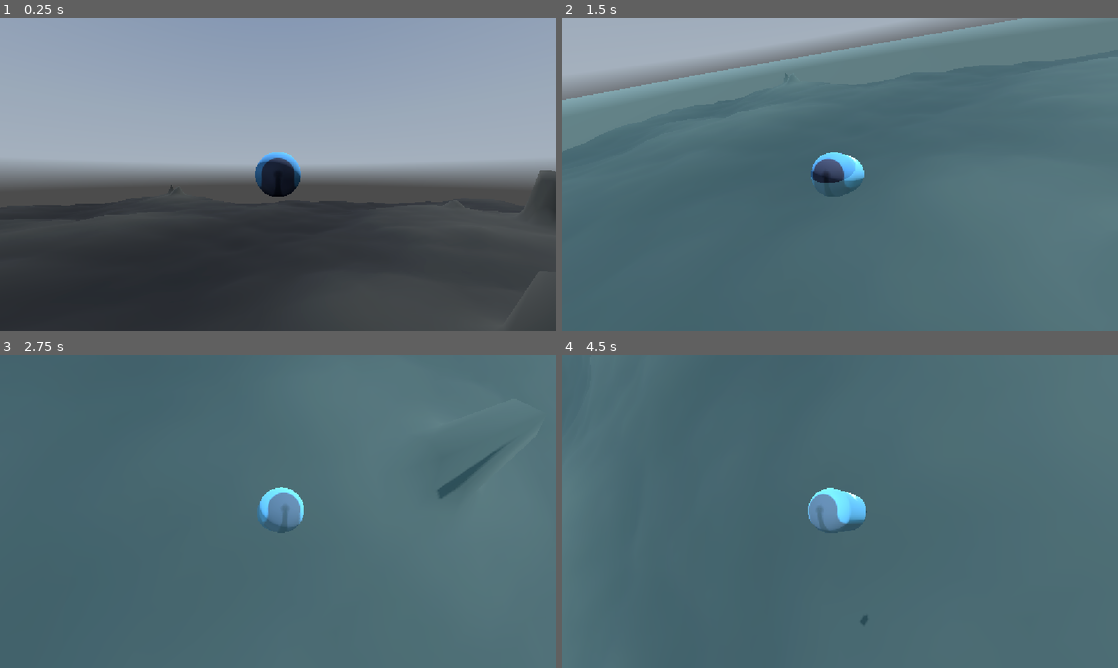
Above: before the commit, frames 1-4 (two rows, left to right).
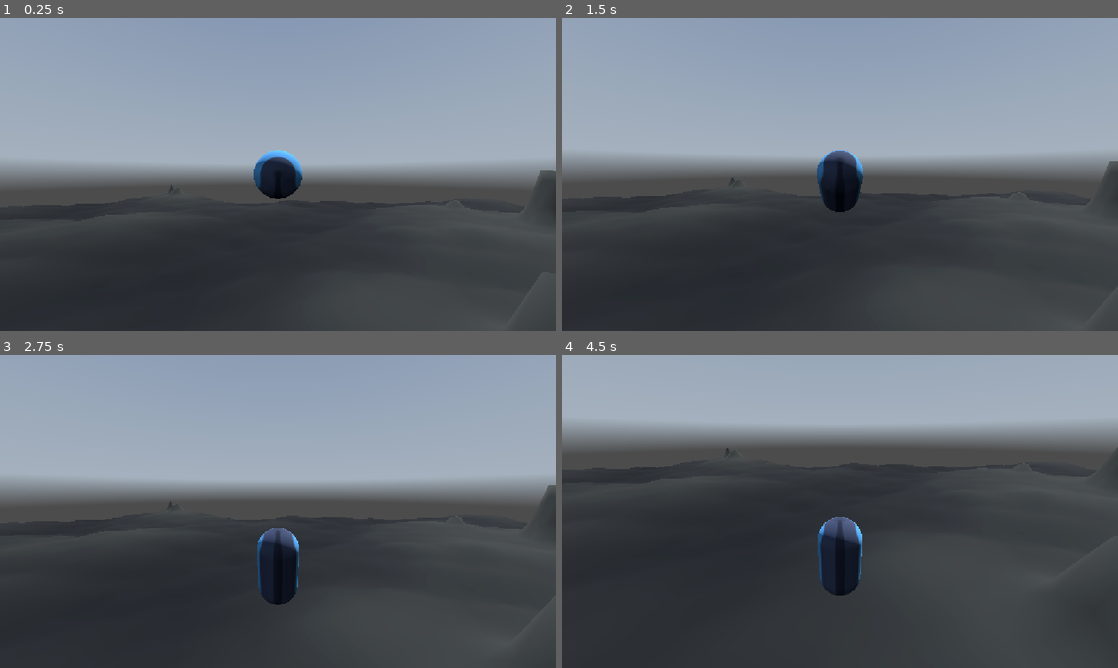
Above: after the commit, the same moments.

Repository: JanWack/untitled_underwater_game
Game: Godot game, scene res://scenes/test_map.tscn
Two runs of this game, one before a commit and one after it. Both use one fixed random seed, a clock stepped at 60 frames per second and the inputs below. The engine's default icon, where the game draws it, is replaced by a stand-in: a white triangle on a blue panel in a dark square. A sky picture missing from this copy of the repository is replaced by a grey-blue gradient.
Inputs (mouse positions are in pixels of both pictures, inside the frame that each line leads up to):
- Up to frame 1 (0.25 s): no input
- Up to frame 2 (1.5 s): move the mouse to (867, 174) at 0.52 s; hold Right mouse button (break) 0.53-1.28 s; hold W (up) from 0.53 s (still down); move the mouse to (812, 174) at 1.27 s; click (812, 174) at 1.35 s
- Up to frame 3 (2.75 s): keep holding W (up); move the mouse to (289, 505) at 2.02 s; hold Right mouse button (break) from 2.03 s (still down)
- Up to frame 4 (4.5 s): keep holding W (up); move the mouse to (834, 517) at 2.77 s; release Right mouse button (break) at 2.78 s; click (834, 517) at 2.85 s; move the mouse to (878, 514) at 3.52 s; hold Right mouse button (break) 3.53-4.28 s; move the mouse to (795, 508) at 4.27 s; click (795, 508) at 4.35 s

The runs differ from the first frame. In frame 1, 0.2% of the frame differs, in the area x 45-100%, y 42-60%; in frame 2, 90%; in frame 3, 99%, in the area x 0-100%, y 0-100%; in frame 4, 99%.

Commit message:
added a follow camera

Diff:
--- /dev/null
+++ b/untitled-underwater-game/scenes/follow_cam.tscn
@@ -0,0 +1,6 @@
+[gd_scene format=3 uid="uid://duq6hibgixvvv"]
+
+[ext_resource type="Script" uid="uid://1prvwo7a8gf1" path="res://scripts/follow_cam.gd" id="1_ig783"]
+
+[node name="FollowCam" type="Camera3D" unique_id=2038270964]
+script = ExtResource("1_ig783")
--- a/untitled-underwater-game/scenes/submarine.tscn
+++ b/untitled-underwater-game/scenes/submarine.tscn
@@ -12,10 +12,8 @@
 radius = 0.52
 height = 2.1
 
-[node name="Body" type="CharacterBody3D" unique_id=795292559 node_paths=PackedStringArray("camera_origin", "camera_pivot")]
+[node name="Body" type="CharacterBody3D" unique_id=795292559]
 script = ExtResource("1_r3h5y")
-camera_origin = NodePath("CameraOrigin")
-camera_pivot = NodePath("CameraOrigin/CameraPivot")
 
 [node name="MeshInstance3D" type="MeshInstance3D" parent="." unique_id=1851666133]
 transform = Transform3D(1, 0, 0, 0, -4.371139e-08, 1, 0, -1, -4.371139e-08, 0, 0, 0)
@@ -25,14 +23,3 @@
 [node name="CollisionShape3D" type="CollisionShape3D" parent="." unique_id=1769967641]
 transform = Transform3D(1, 0, 0, 0, -4.371139e-08, 1, 0, -1, -4.371139e-08, 0, 0, 0)
 shape = SubResource("CapsuleShape3D_0jn7k")
-
-[node name="CameraOrigin" type="Node3D" parent="." unique_id=654721430]
-
-[node name="CameraPivot" type="Node3D" parent="CameraOrigin" unique_id=1158596557]
-
-[node name="SpringArm3D" type="SpringArm3D" parent="CameraOrigin/CameraPivot" unique_id=2101071547]
-spring_length = 5.0
-margin = 1.0
-
-[node name="Camera3D" type="Camera3D" parent="CameraOrigin/CameraPivot/SpringArm3D" unique_id=213065289]
-transform = Transform3D(1, 0, 0, 0, 1, 0, 0, 0, 1, 0, 0, 4)
--- a/untitled-underwater-game/scenes/test_map.tscn
+++ b/untitled-underwater-game/scenes/test_map.tscn
@@ -3,6 +3,7 @@
 [ext_resource type="Texture2D" uid="uid://2mlb4ly5myq3" path="res://assets/environments/kloofendal_48d_partly_cloudy_puresky_4k.hdr" id="1_6ulkd"]
 [ext_resource type="PackedScene" uid="uid://bwtv6nod8ovtg" path="res://scenes/submarine.tscn" id="2_fn2sa"]
 [ext_resource type="Script" uid="uid://ckkp8j21wg3lf" path="res://scripts/terrain/terrain_generation.gd" id="3_57l66"]
+[ext_resource type="PackedScene" uid="uid://duq6hibgixvvv" path="res://scenes/follow_cam.tscn" id="3_bdpbv"]
 [ext_resource type="FastNoiseLite" uid="uid://bdr8a2vsj1bix" path="res://assets/terrain/terrain_noise.tres" id="4_p21b5"]
 
 [sub_resource type="PanoramaSkyMaterial" id="PanoramaSkyMaterial_57l66"]
@@ -41,14 +42,20 @@
 
 [node name="TestMap" type="Node3D" unique_id=1311249851]
 
+[node name="Env" type="Node3D" parent="." unique_id=955323700]
+
+[node name="WorldEnvironment" type="WorldEnvironment" parent="Env" unique_id=2020333653]
+environment = SubResource("Environment_fn2sa")
+
+[node name="DirectionalLight3D" type="DirectionalLight3D" parent="Env" unique_id=2065624851]
+transform = Transform3D(-0.8660254, -0.43301278, 0.25, 0, 0.49999997, 0.86602545, -0.50000006, 0.75, -0.43301266, 0, 0, 0)
+shadow_enabled = true
+
 [node name="Submarine" parent="." unique_id=795292559 instance=ExtResource("2_fn2sa")]
 
-[node name="WorldEnvironment" type="WorldEnvironment" parent="." unique_id=2020333653]
-environment = SubResource("Environment_fn2sa")
-
-[node name="DirectionalLight3D" type="DirectionalLight3D" parent="." unique_id=2065624851]
-transform = Transform3D(-0.8660254, -0.43301278, 0.25, 0, 0.49999997, 0.86602545, -0.50000006, 0.75, -0.43301266, 0, 0, 0)
-shadow_enabled = true
+[node name="FollowCam" parent="." unique_id=2038270964 node_paths=PackedStringArray("target") instance=ExtResource("3_bdpbv")]
+transform = Transform3D(1, 0, 0, 0, 1, 0, 0, 0, 1, 0, 0, 3)
+target = NodePath("../Submarine")
 
 [node name="Terrain" type="Node3D" parent="." unique_id=1576389374 node_paths=PackedStringArray("water")]
 script = ExtResource("3_57l66")
--- /dev/null
+++ b/untitled-underwater-game/scripts/follow_cam.gd
@@ -0,0 +1,30 @@
+extends Camera3D
+
+@export var turn_speed: float = 60
+@export var follow_dist: float = 5
+@export var follow_speed: float = 2
+@export var target: Submarine
+
+
+func _ready() -> void:
+	Input.mouse_mode = Input.MOUSE_MODE_CAPTURED
+
+
+func _physics_process(delta) -> void:
+	var to_target = target.global_transform.origin - global_transform.origin
+	var dist = to_target.length()
+	var move_vec = to_target
+	#move_vec.y = 0
+	to_target = to_target.normalized()
+
+	var accel = dist - follow_dist
+	global_transform.origin += accel * move_vec * follow_speed * delta
+
+	var up = global_transform.basis.y
+	var right = global_transform.basis.x
+
+	var r_dot = to_target.dot(right)
+	var u_dot = to_target.dot(up)
+
+	rotation_degrees.y += turn_speed * -r_dot * delta
+	rotation_degrees.x += turn_speed * u_dot * delta
--- a/untitled-underwater-game/scripts/submarine.gd
+++ b/untitled-underwater-game/scripts/submarine.gd
@@ -1,53 +1,10 @@
 extends CharacterBody3D
+class_name Submarine
 
-@export var camera_origin: Node3D
-@export var camera_pivot: Node3D
-
-# Camera
-@export var camera_smoothness: float = 20.0
-var camera_target_rot_x: float = 0.0
-var camera_target_rot_y: float = 0.0
-var camera_current_rot_x: float = 0.0
-var camera_current_rot_y: float = 0.0
-
-# Player
-@export var smoothness: float = 20.0
-var target_rot_x: float = 0.0
-var target_rot_y: float = 0.0
-var current_rot_x: float = 0.0
-var current_rot_y: float = 0.0
-
-var SENS: float = 0.005
-const SPEED: float = 2.0
+const SPEED: float = 4.0
 const TURN_SPEED: float = 0.01
 
-
-func _ready() -> void:
-	Input.mouse_mode = Input.MOUSE_MODE_CAPTURED
-
-
-## Handles input that is not yet handled. Used for moving the camera and input
-func _unhandled_input(event: InputEvent) -> void:
-	if event is InputEventMouseMotion:
-		var x: float = -event.relative.x * SENS
-		var y: float = -event.relative.y * SENS
-		camera_target_rot_x = x
-		camera_target_rot_y = y
-
-
 func _physics_process(delta: float) -> void:
-	# Smooth camera movement
-	camera_current_rot_x = lerp(camera_current_rot_x, camera_target_rot_x, camera_smoothness * delta)
-	camera_current_rot_y = lerp(camera_current_rot_y, camera_target_rot_y, camera_smoothness * delta)
-
-	camera_origin.rotate_y(camera_current_rot_x)
-	camera_pivot.rotate_x(camera_current_rot_y)
-	camera_pivot.rotation.x = clamp(camera_pivot.rotation.x, deg_to_rad(-85), deg_to_rad(85))
-	camera_target_rot_x = 0.0
-	camera_target_rot_y = 0.0
-
-	# Get the input direction and handle the movement/deceleration.
-	# As good practice, you should replace UI actions with custom gameplay actions.
 	var input_dir: Vector2 = Input.get_vector("left", "right", "up", "down") * TURN_SPEED
 	if input_dir:
 		rotate_y(-input_dir.x)
Not shown, added: untitled-underwater-game/scripts/follow_cam.gd.uid
